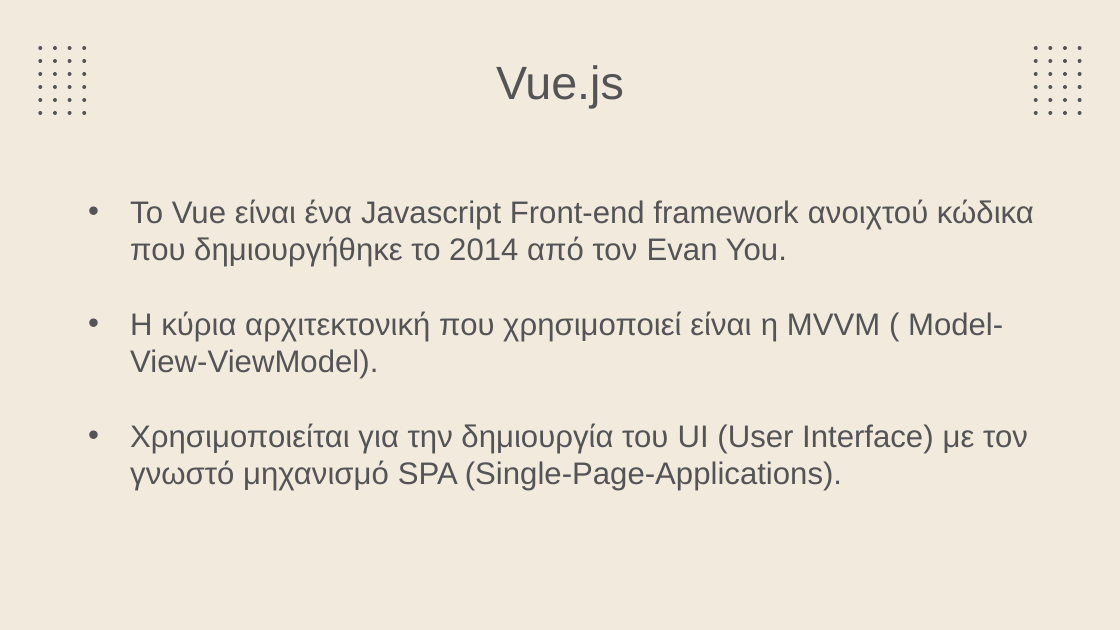
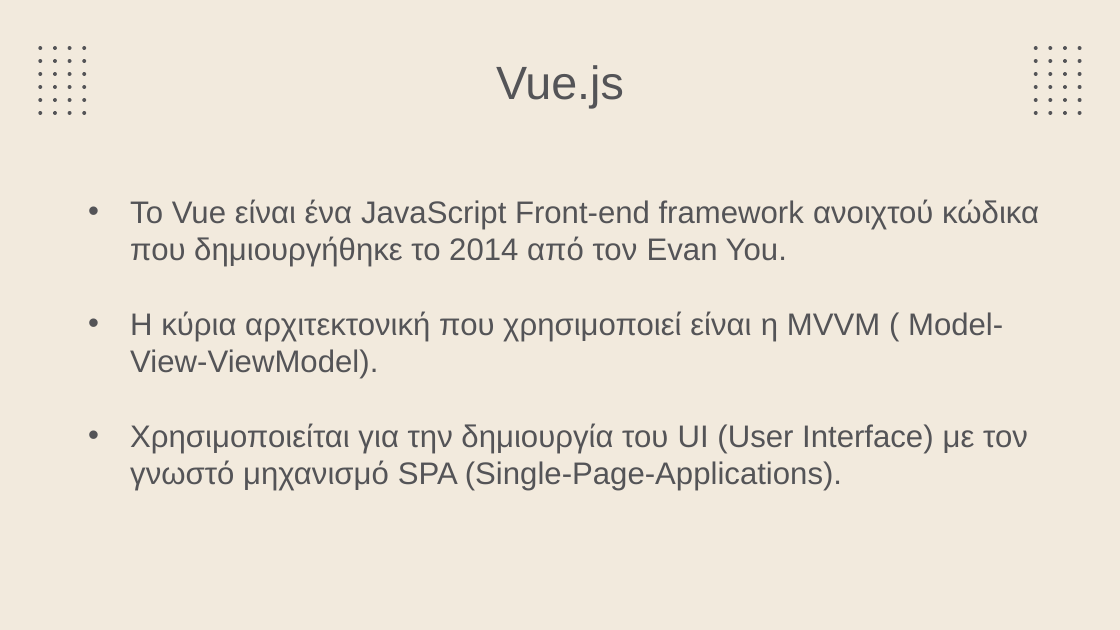
Before and after one commit to Button99/Rental-Accommodation, a slide deck: slide 11 of Thesis PowerPoint.pptx. Drawn at 1120x630 pixels with LibreOffice and Linux fonts; fonts in the diff are those of the drawing. Boxes give left, top, right and bottom in pixels: in the first picture for what was removed or moved away, otherwise in the second. Text is boxed around its words. In the diff, an @@ line names an element or a change of style, - is before the commit and + after.

```diff
--- a/Thesis PowerPoint.pptx
+++ b/Thesis PowerPoint.pptx
@@ subtitle at [130,199,1039,267]: text changed @@
-• Το Vue είναι ένα Javascript Front-end framework ανοιχτού κώδικα που δημιουργήθηκε το 2014 από τον Evan You.
+• Το Vue είναι ένα JavaScript Front-end framework ανοιχτού κώδικα που δημιουργήθηκε το 2014 από τον Evan You.
```
Also in this commit, not shown: 3 other slides changed, 1 other file.
